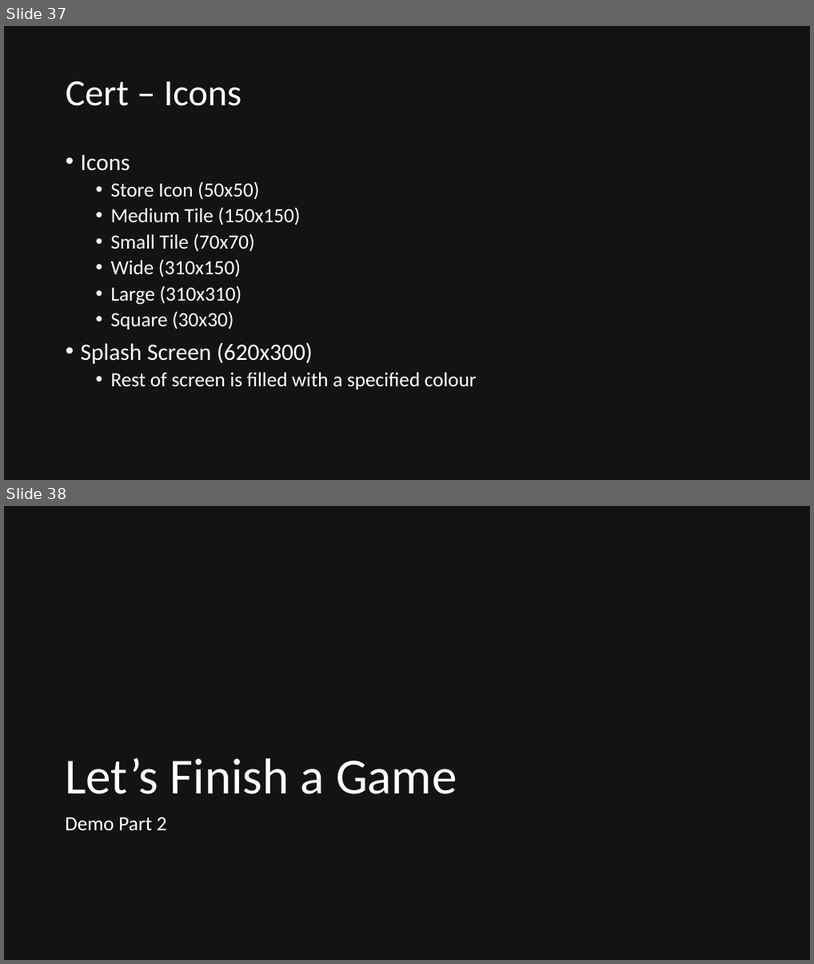
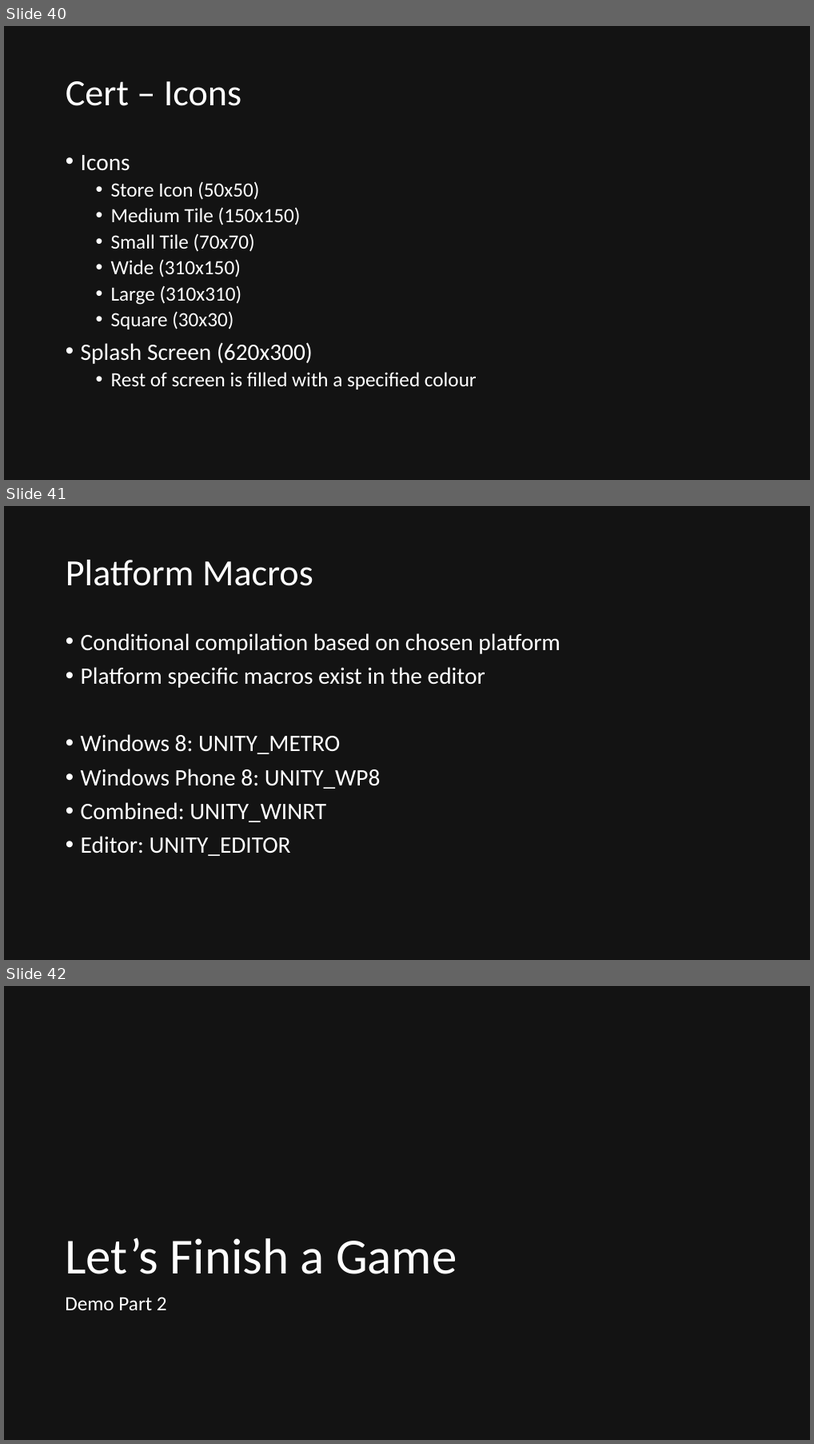
Before and after one commit to quandtm/UnitySTWorkshop, a slide deck: ST_Unity_101.pptx. Shown one above the other, each under a label of ours: slides 37 and 38 before the commit, slides 40, 41 and 42 after it. The pictures are 814x964 and 814x1444 pixels, drawn with LibreOffice and Linux fonts; fonts in the diff are those of the drawing. Boxes give left, top, right and bottom in pixels: in the first picture for what was removed or moved away, otherwise in the second. Text is boxed around its words. In the diff, an @@ line names an element or a change of style, - is before the commit and + after.

```diff
--- a/ST_Unity_101.pptx
+++ b/ST_Unity_101.pptx
@@ slide 41 added at <box>4,506,810,960</box>, background #131313 @@
@@ title added at <box>66,560,314,586</box>, 44 pt, text #FFFFFF @@
+Platform Macros
@@ text added at <box>81,633,561,856</box>, 28 pt, text #FFFFFF @@
+• Conditional compilation based on chosen platform
+• Platform specific macros exist in the editor
+• Windows 8: UNITY_METRO
+• Windows Phone 8: UNITY_WP8
+• Combined: UNITY_WINRT
+• Editor: UNITY_EDITOR
@@ what was slide 37 is now slide 40 @@
@@ what was slide 38 is now slide 42 @@
```
Also in this commit, not shown: 3 slides changed, 3 other slides added, 18 other files.
